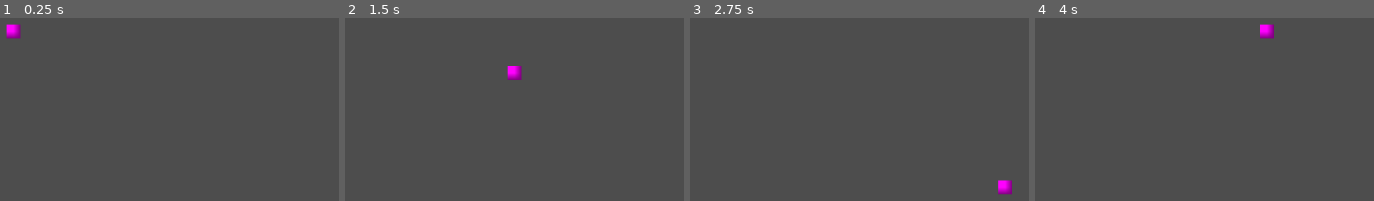
Above: before the commit, frames 1-4 (left to right).
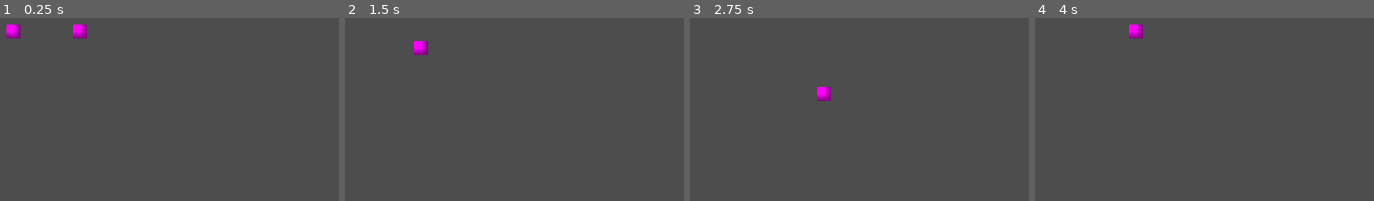
Above: after the commit, the same moments.

Repository: Fernando-Lamounier/SnakeClone
Game: Godot game, scene res://mapa.tscn
Same seed, same stepped clock (60 frames per second), same inputs: the game is played once before the commit and once after it. Before the commit the project starts from res://Mapa.tscn.
Inputs:
- Up to frame 1 (0.25 s): no input
- Up to frame 2 (1.5 s): tap Enter at 0.5 s; hold Right (ui_right) 0.53-1.28 s; hold Down (ui_down) from 1.28 s (still down)
- Up to frame 3 (2.75 s): release Down (ui_down) at 2.03 s; hold Right (ui_right) from 2.03 s (still down)
- Up to frame 4 (4 s): release Right (ui_right) at 2.78 s; hold Up (ui_up) 2.78-3.53 s; hold Left (ui_left) from 3.53 s (still down)

The runs differ from the first frame. In frame 1, 0.3% of the frame differs, in the area x 21-26%, y 3-12%; in frame 2, 0.7%; in frame 3, 0.6%; in frame 4, 0.7%, in the area x 27-71%, y 3-12%.

Commit message:
so adicionando fruta

Diff:
--- /dev/null
+++ b/fruta.gd
@@ -0,0 +1,7 @@
+extends Area2D
+
+
+func _on_body_entered(body: Node2D) -> void:
+	hide()
+
+	pass # Replace with function body.
--- /dev/null
+++ b/fruta.tscn
@@ -0,0 +1,20 @@
+[gd_scene format=3 uid="uid://dhqpon64nio8"]
+
+[ext_resource type="Script" uid="uid://qsfgivd6hqjj" path="res://fruta.gd" id="1_yhoih"]
+
+[sub_resource type="PlaceholderTexture2D" id="PlaceholderTexture2D_iyu3a"]
+
+[sub_resource type="CapsuleShape2D" id="CapsuleShape2D_yhoih"]
+height = 20.0
+
+[node name="fruta" type="Area2D" unique_id=1240248615]
+script = ExtResource("1_yhoih")
+
+[node name="Sprite2D" type="Sprite2D" parent="." unique_id=1525013617]
+scale = Vector2(20, 20)
+texture = SubResource("PlaceholderTexture2D_iyu3a")
+
+[node name="CollisionShape2D" type="CollisionShape2D" parent="." unique_id=655182044]
+shape = SubResource("CapsuleShape2D_yhoih")
+
+[connection signal="body_entered" from="." to="." method="_on_body_entered"]
--- a/Mapa.tscn
+++ b/mapa.tscn
@@ -1,9 +1,13 @@
-[gd_scene format=3 uid="uid://bhfbvlh0qtopl"]
+[gd_scene format=3 uid="uid://bhugmgt5xl2qu"]
 
 [ext_resource type="PackedScene" uid="uid://de5k8qt7jh7a4" path="res://player.tscn" id="1_lbiw5"]
+[ext_resource type="PackedScene" uid="uid://dhqpon64nio8" path="res://fruta.tscn" id="2_qgw4m"]
 
 [node name="Node2D" type="Node2D" unique_id=552204158]
 
 [node name="Player" parent="." unique_id=1582700225 instance=ExtResource("1_lbiw5")]
 
 [node name="Camera2D" type="Camera2D" parent="." unique_id=1907149125]
+
+[node name="fruta" parent="." unique_id=1240248615 instance=ExtResource("2_qgw4m")]
+position = Vector2(96, 0)
--- a/player.gd
+++ b/player.gd
@@ -1,10 +1,11 @@
 extends CharacterBody2D
 
-
-@export var SPEED = 5
+@export var SPEED = 2
 var direction = Vector2()
 
 func _process(delta: float) -> void:
+
+
 
 	if Input.is_action_just_pressed("ui_left"):
 		direction.x = -1
--- a/project.godot
+++ b/project.godot
@@ -11,9 +11,13 @@
 [application]
 
 config/name="SnakeClone"
-run/main_scene="res://Mapa.tscn"
+run/main_scene="uid://bhugmgt5xl2qu"
 config/features=PackedStringArray("4.6", "Forward Plus")
 config/icon="res://icon.svg"
+
+[display]
+
+window/size/mode=3
 
 [physics]
 
Not shown, added: fruta.gd.uid
